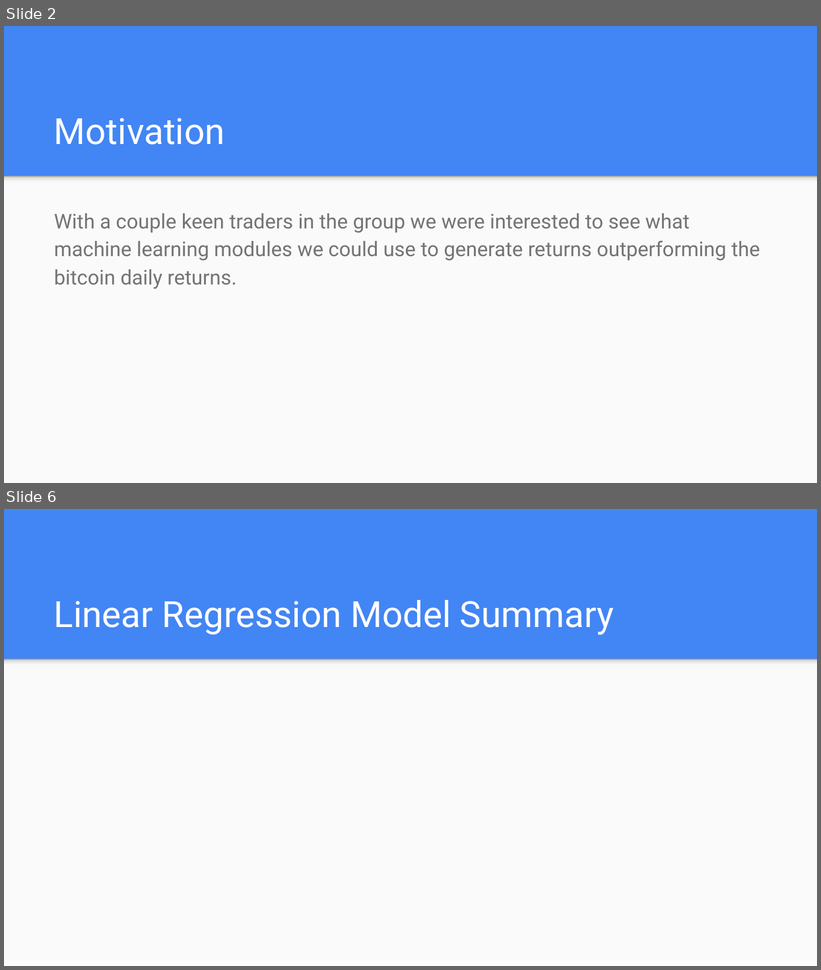
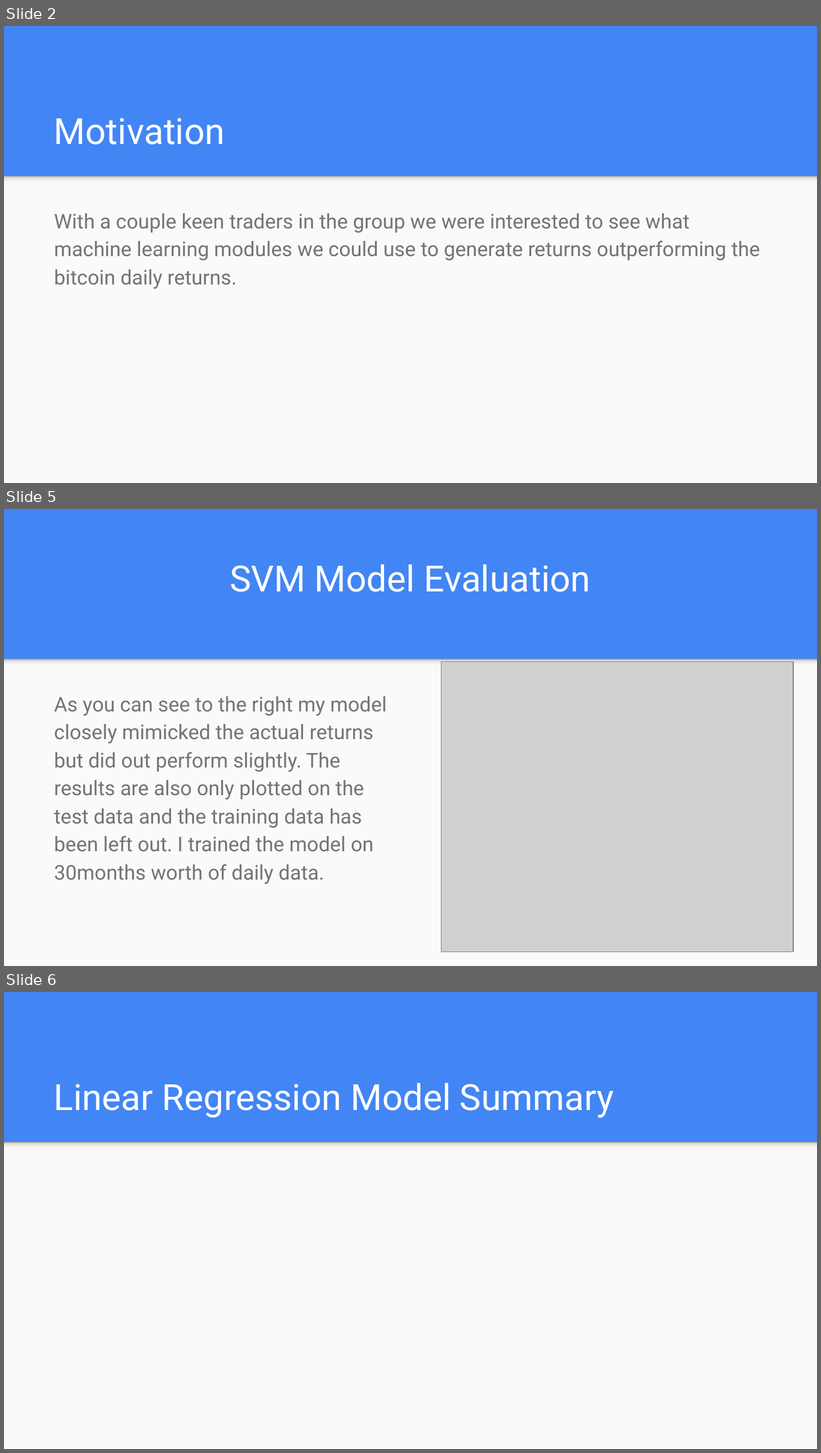
Before and after one commit to dukewoods/Project2_Trading_Algorithm, a slide deck: Resources/Project2.pptx. Shown one above the other, each under a label of ours: slides 2 and 6 before the commit, slides 2, 5 and 6 after it; the slides between them are not shown. The pictures are 821x970 and 821x1453 pixels, drawn with LibreOffice and Linux fonts; fonts in the diff are those of the drawing; grey boxes stand for pictures. Boxes give left, top, right and bottom in pixels: in the first picture for what was removed or moved away, otherwise in the second. Text is boxed around its words. In the diff, an @@ line names an element or a change of style, - is before the commit and + after.

```diff
--- a/Resources/Project2.pptx
+++ b/Resources/Project2.pptx
@@ slide 5 added at bbox=[4, 509, 817, 966], background #4285F4; not listed: 2 template elements that a slide beside it also shows @@
@@ title added at bbox=[230, 564, 591, 592], 32 pt, text #FFFFFF @@
+SVM Model Evaluation
@@ picture added at bbox=[442, 662, 793, 952] @@
@@ text added at bbox=[54, 696, 387, 885], 18 pt, text #737373 @@
+As you can see to the right my model closely mimicked the actual returns but did out perform slightly. The results are also only plotted on the test data and the training data has been left out. I trained the model on 30months worth of daily data.
```
Also in this commit, not shown: 5 slides changed, 6 other slides added, 4 slides removed.
